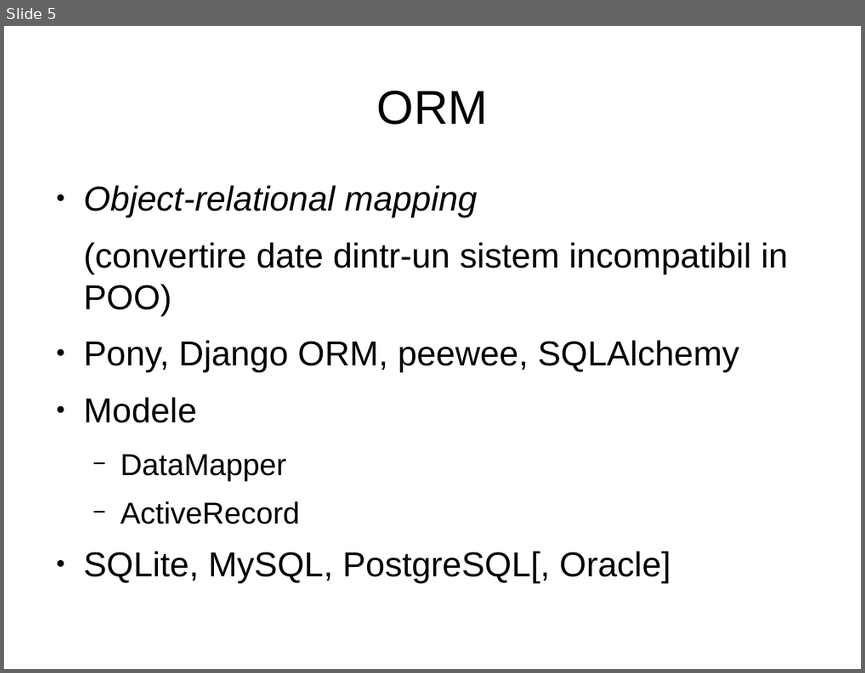
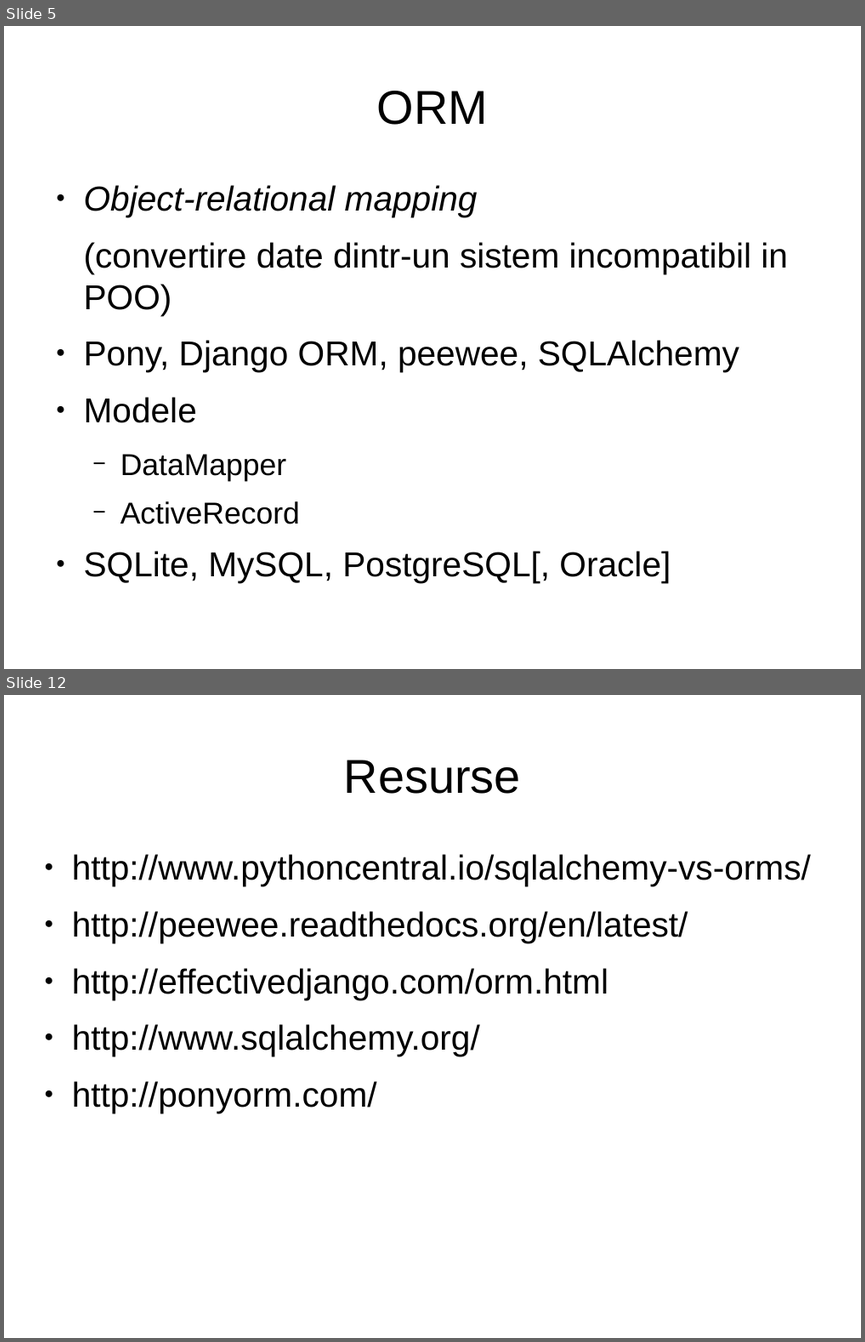
Before and after one commit to RoPython/ropython-presentations, a slide deck: cmiN/1/orm.odp. Shown one above the other, each under a label of ours: slide 5 before the commit, slides 5 and 12 after it; the slides between them are not shown. The pictures are 865x673 and 865x1342 pixels, drawn with LibreOffice and Linux fonts; fonts in the diff are those of the drawing. Boxes give left, top, right and bottom in pixels: in the first picture for what was removed or moved away, otherwise in the second. Text is boxed around its words. In the diff, an @@ line names an element or a change of style, - is before the commit and + after.

```diff
--- a/cmiN/1/orm.odp
+++ b/cmiN/1/orm.odp
@@ slide 12 added at (x1=4, y1=695, x2=861, y2=1338), background #FFFFFF @@
@@ title added at (x1=344, y1=760, x2=521, y2=794), 44 pt, text #000000 @@
+Resurse
@@ text added at (x1=72, y1=854, x2=811, y2=1113), 32 pt, text #000000 @@
+● http://www.pythoncentral.io/sqlalchemy-vs-orms/
+● http://peewee.readthedocs.org/en/latest/
+● http://effectivedjango.com/orm.html
+● http://www.sqlalchemy.org/
+● http://ponyorm.com/
```
Also in this commit, not shown: 6 other slides added, 3 slides removed.
